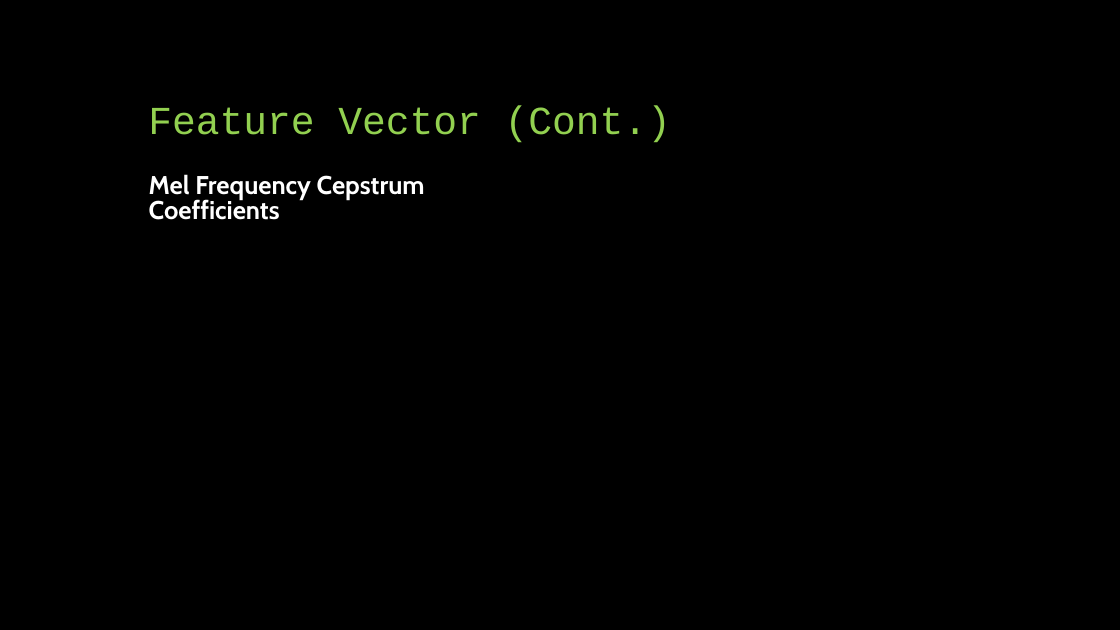
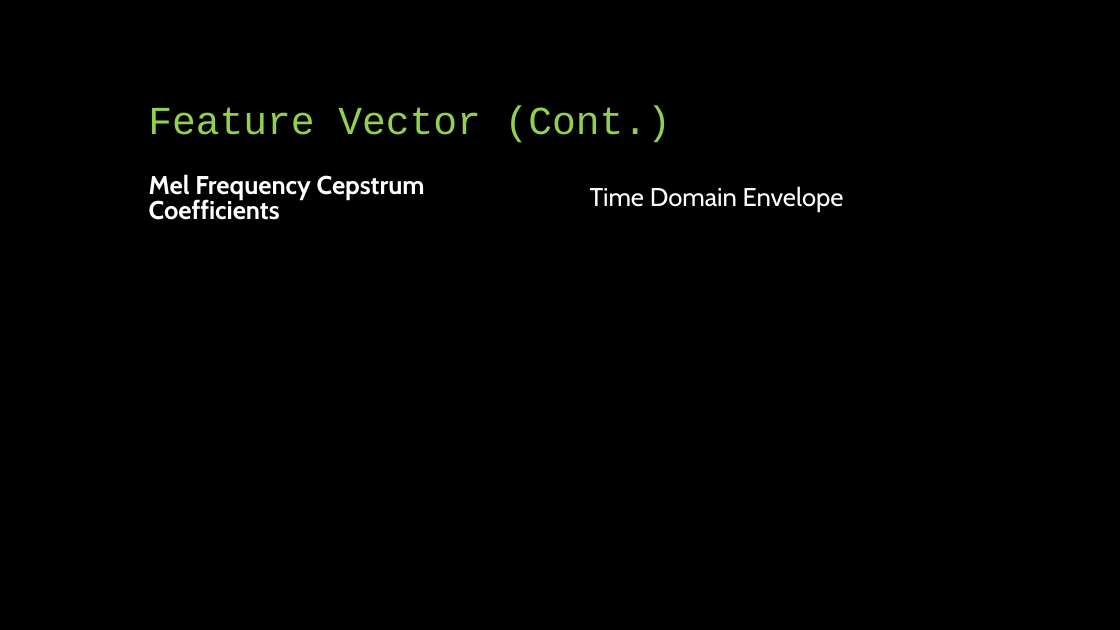
Before and after one commit to landonbuell/Buell-Senior-Thesis, a slide deck: slide 17 of Thesis/CapstonePresentaion/Classifying Chaotic Synthesizers with a Multimodal Neural Network.pptx. Drawn at 1120x630 pixels with LibreOffice and Linux fonts; fonts in the diff are those of the drawing. Boxes give left, top, right and bottom in pixels: in the first picture for what was removed or moved away, otherwise in the second. Text is boxed around its words. In the diff, an @@ line names an element or a change of style, - is before the commit and + after.

```diff
--- a/Thesis/CapstonePresentaion/Classifying Chaotic Synthesizers with a Multimodal Neural Network.pptx
+++ b/Thesis/CapstonePresentaion/Classifying Chaotic Synthesizers with a Multimodal Neural Network.pptx
@@ text added at (x1=590, y1=186, x2=844, y2=212), 22 pt, text #FFFFFF @@
+Time Domain Envelope
```
Also in this commit, not shown: 3 other slides changed, 1 slide removed, 2 other files.
